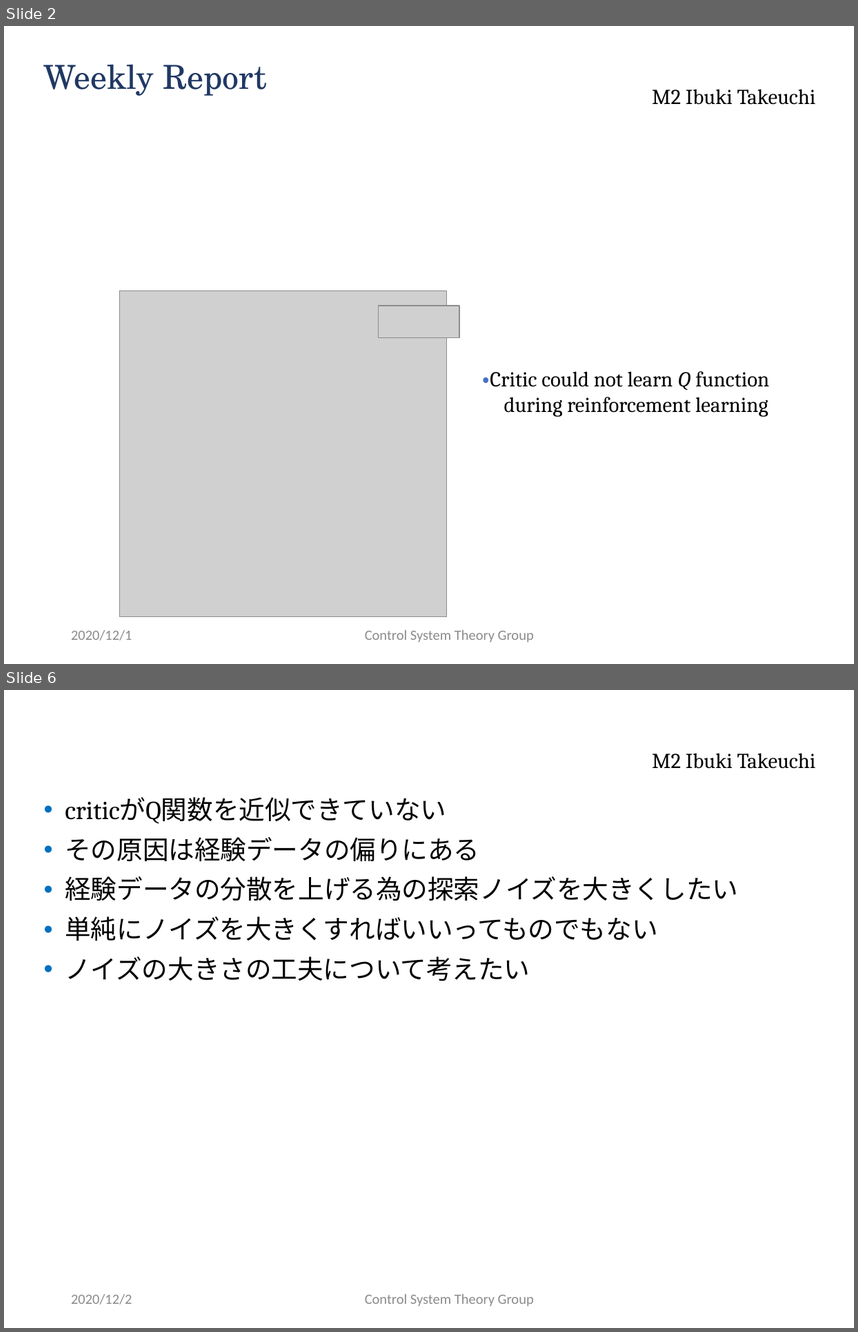
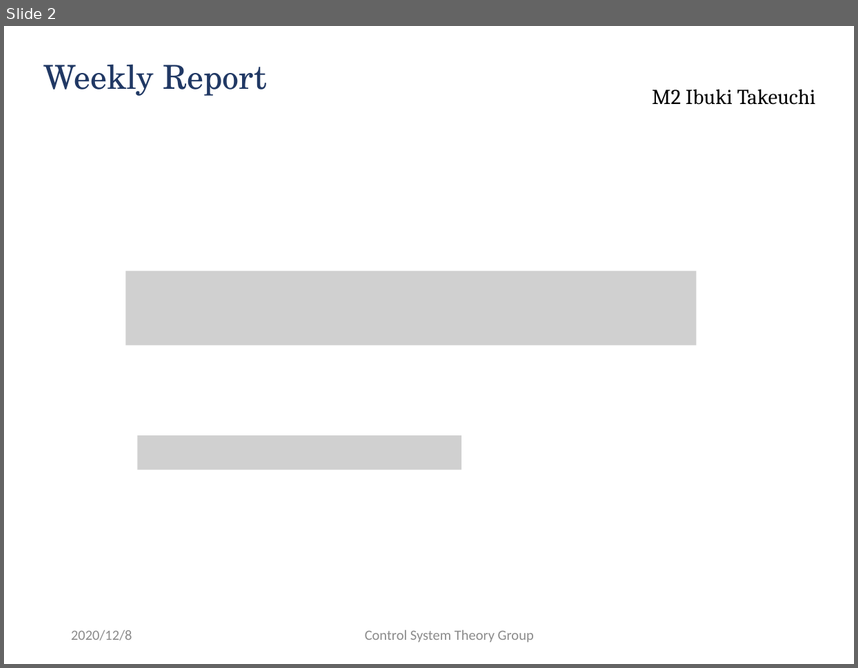
Before and after one commit to ibuki1024/weekly_report, a slide deck: report.pptx. Shown one above the other, each under a label of ours: slides 2 and 6 before the commit, slide 2 after it; the slides between them are not shown. The pictures are 858x1332 and 858x668 pixels, drawn with LibreOffice and Linux fonts; fonts in the diff are those of the drawing; grey boxes stand for pictures; background and template pictures are left out. Boxes give left, top, right and bottom in pixels: in the first picture for what was removed or moved away, otherwise in the second. Text is boxed around its words. In the diff, an @@ line names an element or a change of style, - is before the commit and + after.

```diff
--- a/report.pptx
+++ b/report.pptx
@@ slide 6 removed at bbox=[4, 690, 854, 1328], background #FFFFFF; not listed: 1 template element that a slide beside it also shows @@
@@ text removed at bbox=[65, 797, 738, 980] @@
-• criticがQ関数を近似できていない
-• その原因は経験データの偏りにある
-• 経験データの分散を上げる為の探索ノイズを大きくしたい
-• 単純にノイズを大きくすればいいってものでもない
-• ノイズの大きさの工夫について考えたい
@@ text removed at bbox=[71, 1294, 132, 1304] @@
-2020/12/2
@@ text removed at bbox=[365, 1294, 534, 1305] @@
-Control System Theory Group
@@ slide 2 changed as well @@
@@ picture added at bbox=[125, 271, 696, 345] @@
@@ picture removed at bbox=[120, 290, 447, 616] @@
@@ picture removed at bbox=[379, 305, 459, 338] @@
@@ text removed at bbox=[483, 371, 769, 417] @@
-・Critic could not learn Q function
-during reinforcement learning
@@ picture added at bbox=[137, 435, 461, 469] @@
@@ text at bbox=[71, 630, 132, 640]: text changed @@
-2020/12/1
+2020/12/8
```
Also in this commit, not shown: 3 other slides changed, 3 slides added, 1 other slide removed, 1 other file.
